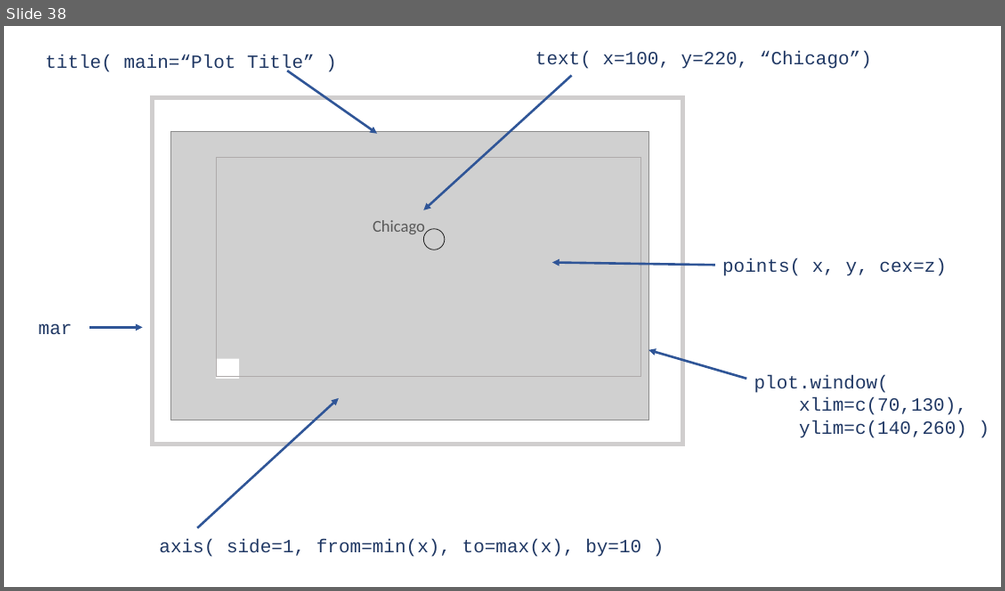
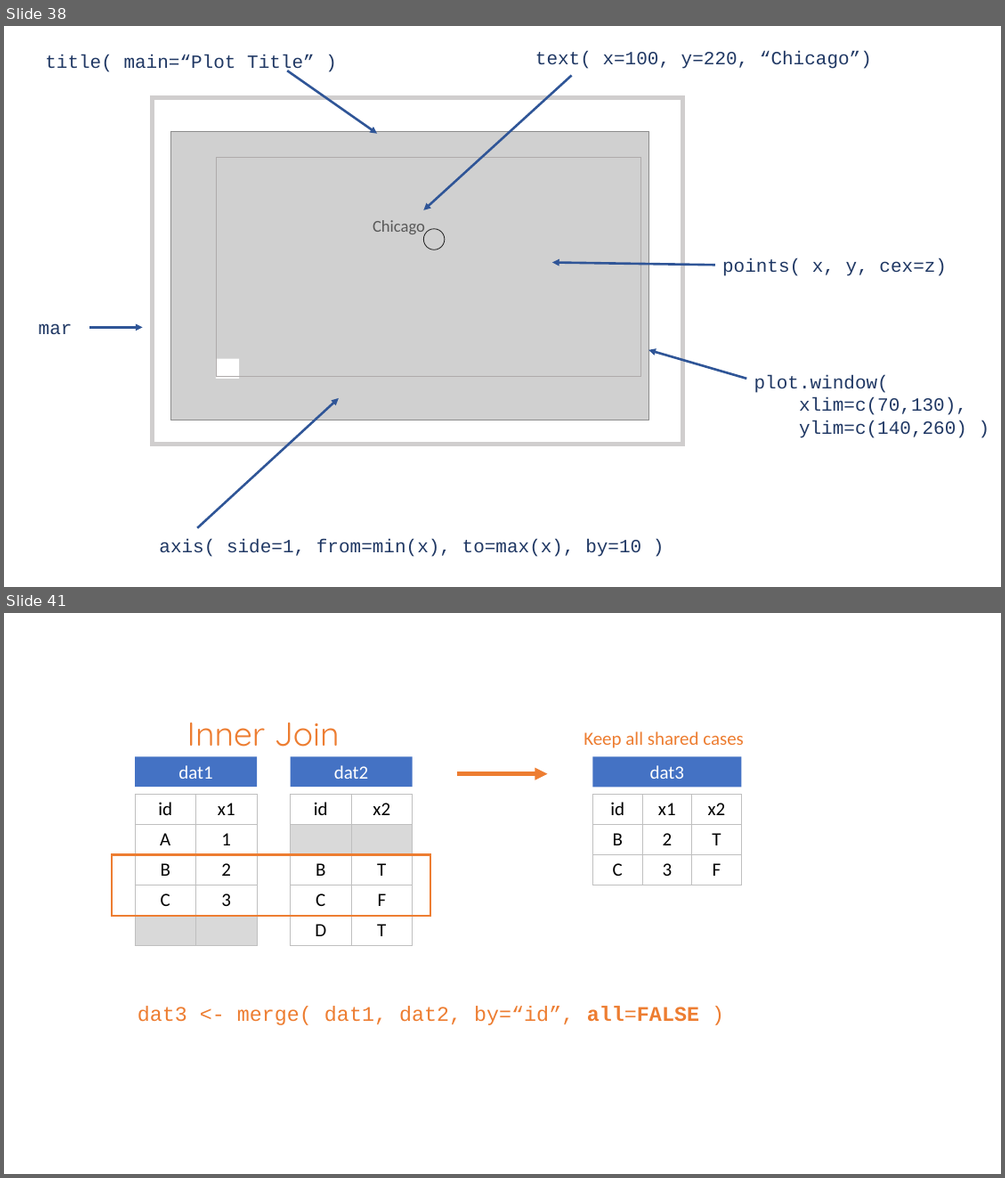
Before and after one commit to DS4PS/Data-Science-Class, a slide deck: TEXTBOOK/figures/figures.pptx. Shown one above the other, each under a label of ours: slide 38 before the commit, slides 38 and 41 after it; the slides between them are not shown. The pictures are 1005x591 and 1005x1178 pixels, drawn with LibreOffice and Linux fonts; fonts in the diff are those of the drawing; grey boxes stand for pictures. Boxes give left, top, right and bottom in pixels: in the first picture for what was removed or moved away, otherwise in the second. Text is boxed around its words. In the diff, an @@ line names an element or a change of style, - is before the commit and + after.

```diff
--- a/TEXTBOOK/figures/figures.pptx
+++ b/TEXTBOOK/figures/figures.pptx
@@ slide 41 added at [4, 613, 1001, 1174], background #FFFFFF @@
@@ text added at [187, 722, 340, 747], 32 pt, text #ED7D31 @@
+Inner Join
@@ text added at [583, 731, 744, 748], 18 pt, text #ED7D31 @@
+Keep all shared cases
@@ rectangle added at [135, 756, 257, 787], fill #4472C4, 18 pt, text #FFFFFF @@
+dat1
@@ rectangle added at [291, 756, 413, 787], fill #4472C4, 18 pt, text #FFFFFF @@
+dat2
@@ rectangle added at [592, 756, 741, 787], fill #4472C4, 18 pt, text #FFFFFF @@
+dat3
@@ table added at [135, 794, 258, 946], 5 rows, 2 columns @@
+id | x1
+A | 1
+B | 2
+C | 3
+ | 
@@ table added at [291, 794, 413, 946], 5 rows, 2 columns @@
+id | x2
+ | 
+B | T
+C | F
+D | T
@@ arrow added from (458, 774) to (548, 774), #ED7D31 4 pt @@
@@ table added at [592, 794, 741, 885], 3 rows, 3 columns @@
+id | x1 | x2
+B | 2 | T
+C | 3 | F
@@ rectangle added at [112, 854, 430, 915], outline #ED7D31 2 pt @@
@@ text added at [138, 1005, 699, 1025], 20 pt, text #ED7D31 @@
+dat3 <- merge( dat1, dat2, by=“id”, all=FALSE )
```
Also in this commit, not shown: 7 other slides added, 20 other files.
